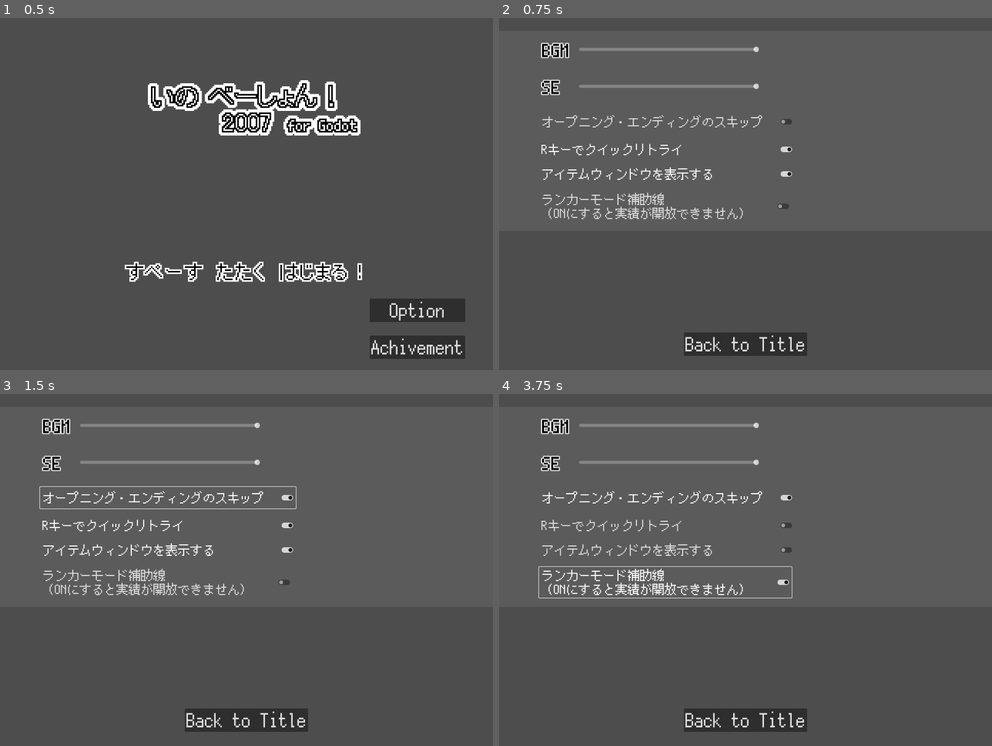
Above: before the commit, frames 1-4 (two rows, left to right).
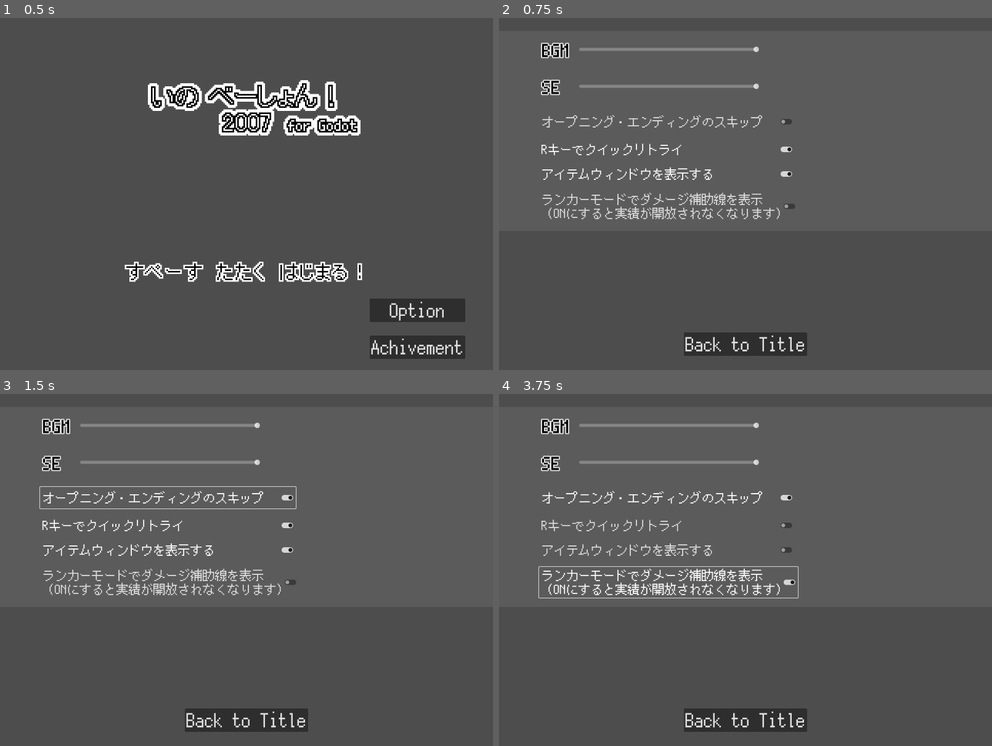
Above: after the commit, the same moments.

Repository: syun77/gd_ino
Game: Godot game, scene res://src/scenes/boot/Boot.tscn
The game is run twice, just before and just after one commit, with the same random seed, the same clock (stepped at 60 frames per second) and the same inputs.
Inputs:
- Up to frame 1 (0.5 s): no input
- Up to frame 2 (0.75 s): click "Option" at 0.5 s
- Up to frame 3 (1.5 s): click "オープニング・エンディングのスキップ" at 1.25 s
- Up to frame 4 (3.75 s): click "Rキーでクイックリトライ" at 2 s; click "アイテムウィンドウを表示する" at 2.75 s; click "ランカーモード補助線 (ONにすると実績が開放できません)" (after the commit: "ランカーモードでダメージ補助線を表示 (ONにすると実績が…") at 3.5 s

Frame 1 is identical in both runs. In frame 2, 0.7% of the frame differs, in the area x 26-60%, y 49-58%; in frame 3, 0.7%; in frame 4, 0.8%, in the area x 26-61%, y 48-59%.

Commit message:
実績達成SEとゲームクリア時のSEを追加

Diff:
--- a/gd_ino/Main.gd
+++ b/gd_ino/Main.gd
@@ -12,7 +12,7 @@
 
 const TIMER_READY = 50.0 / 60.0
 const TIMER_GAMEOVER = 0.5
-const TIMER_GAMECLEAR = 1.0
+const TIMER_GAMECLEAR = 2.0
 
 ## 状態.
 enum eState {
@@ -204,6 +204,7 @@
 					_timer = 0.0
 					_state = eState.GAMECLEAR
 					Common.stop_bgm()
+					Common.play_se("clear", 3)
 				else:
 					# BGM再開.
 					if Common.is_display_item_window:
--- a/gd_ino/src/common/Common.gd
+++ b/gd_ino/src/common/Common.gd
@@ -84,6 +84,8 @@
 	"itemget2": "res://assets/sound/itemget2.wav",
 	"itemget": "res://assets/sound/itemget.wav",
 	"jump": "res://assets/sound/jump.wav",
+	"powerup": "res://assets/sound/powerup.wav",
+	"clear": "res://assets/sound/clear.wav",
 }
 
 
--- a/gd_ino/src/scenes/option/OptionScene.tscn
+++ b/gd_ino/src/scenes/option/OptionScene.tscn
@@ -89,8 +89,8 @@
 offset_bottom = 544.0
 theme = ExtResource("3_6bq6d")
 theme_override_font_sizes/font_size = 32
-text = "ランカーモード補助線
- (ONにすると実績が開放できません)"
+text = "ランカーモードでダメージ補助線を表示
+ (ONにすると実績が開放されなくなります)"
 
 [node name="ButtonBack" type="Button" parent="."]
 offset_left = 480.0
--- a/gd_ino/src/ui/UIAchievement.gd
+++ b/gd_ino/src/ui/UIAchievement.gd
@@ -55,6 +55,8 @@
 	_bg.size.x = size.x
 	_bg.position.x = 1280 - size.x
 
+	Common.play_se("powerup")
+
 ## 更新.
 func _process(delta: float) -> void:
 	_timer += delta
Not shown, added: gd_ino/assets/sound/clear.wav
Not shown, added: gd_ino/assets/sound/powerup.wav
